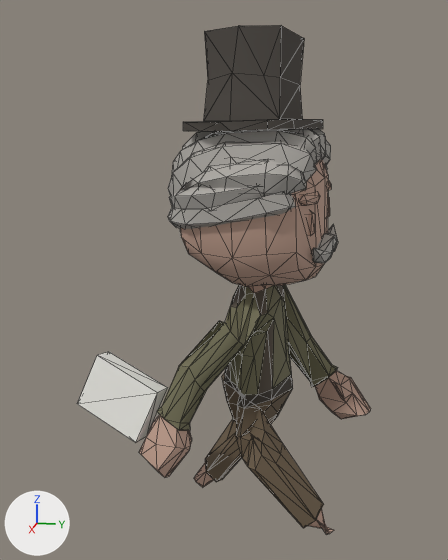
The glTF model assets/monsters/robot_grunt/robot_grunt.glb: old version first, new version second.
Rendered twice from a 50 mm lens placed at (2.058, 0.401, 1.432), pointed at (-0.019, -0.015, 0.913). Arrows for +X, +Y and +Z are at lower left; the lights stay in place. The picture after the commit comes second. Mesh edges are drawn as thin lines. Vertices at exactly the same position are counted once.

Objects in the first picture: 'robot_grunt'.
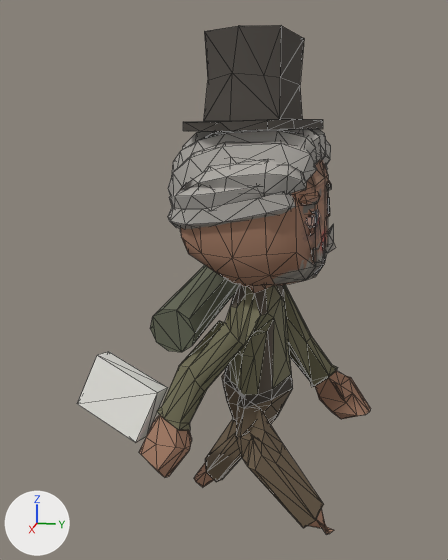
The newer file is also turned or shifted as a whole; pictures and numbers use the older file's frame.

Boxes (x1, y1, x2, y2) around the edits, measured in the pictures (448 x 560 px):
'robot_grunt', recoloured, surface changed, reshaped
    both: (78, 25, 371, 534)
part 1 of me_cube_001, added
    after: (150, 265, 238, 352)
part 2 of me_cube_001, deleted
    before: (314, 224, 338, 263)
part 3 of me_cube_001, surface changed (darker)
    both: (253, 160, 331, 293)
part 4 of me_cube_001, recoloured (darker)
    both: (253, 160, 328, 293)

The change, as a list of edits to the scene's bpy script:
```text
Add img_atlas:
    img_atlas = load_image('atlas', '_unpacked/atlas', 1024, 1024, 'sRGB')
Change mat_skin:
    mat_skin.base_color: (0.55, 0.36, 0.28) -> (0.402, 0.216, 0.138)  # beige #c4a290 -> brown #aa8068
Change mat_face:
    remove mat_face.base_color = (0.55, 0.36, 0.28)  # beige #c4a290
    add mat_face.texture = img_atlas
    mat_face.roughness: 0.8 -> 0.72
Add mat_karimatka:
    mat_karimatka = principled_material('Karimatka')
    mat_karimatka.base_color = (0.14, 0.15, 0.1)  # greyish green #696c59
    mat_karimatka.roughness = 0.95
Change me_cube_001:
    used by ob_robot_grunt; location = (0.0, 0.0, 0.0)
    remove me_cube_001.from_pydata(...)  # 935 vertices, 1750 faces; spans x -0.28..0.28, y -0.52..0.52, z 0.0..1.72
    add me_cube_001.from_pydata(...)  # 945 vertices, 1755 faces; spans x -0.3..0.28, y -0.52..0.52, z 0.0..1.72
    me_cube_001 part 1: a new loose piece of 20 vertices spanning x -0.3..0.19, y -0.23..0.0, z 0.7..0.93, in mat_karimatka (greyish green #696c59)
    me_cube_001 part 2
    10 vertices are removed from x -0.05..0.17, y 0.32..0.37, z 1.03..1.09
    31 faces are deleted
    me_cube_001 part 3: 150 kept faces spanning x -0.2..0.26, y 0.09..0.34, z 0.9..1.42 get new texture (UV) coordinates
    me_cube_001 part 4: 58 faces spanning x -0.2..0.26, y 0.09..0.34, z 0.9..1.42 switch from mat_skin (beige #c4a290) to mat_face (picture img_atlas)
    add me_cube_001.materials.append(mat_karimatka)  # greyish green #696c59
```
